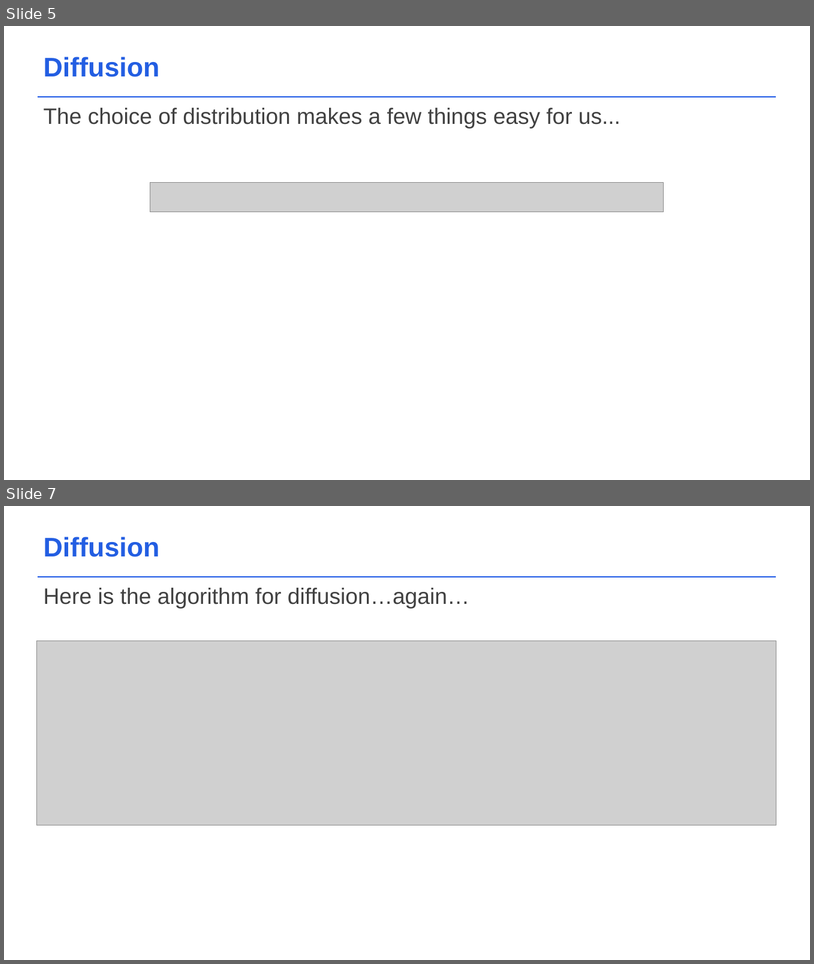
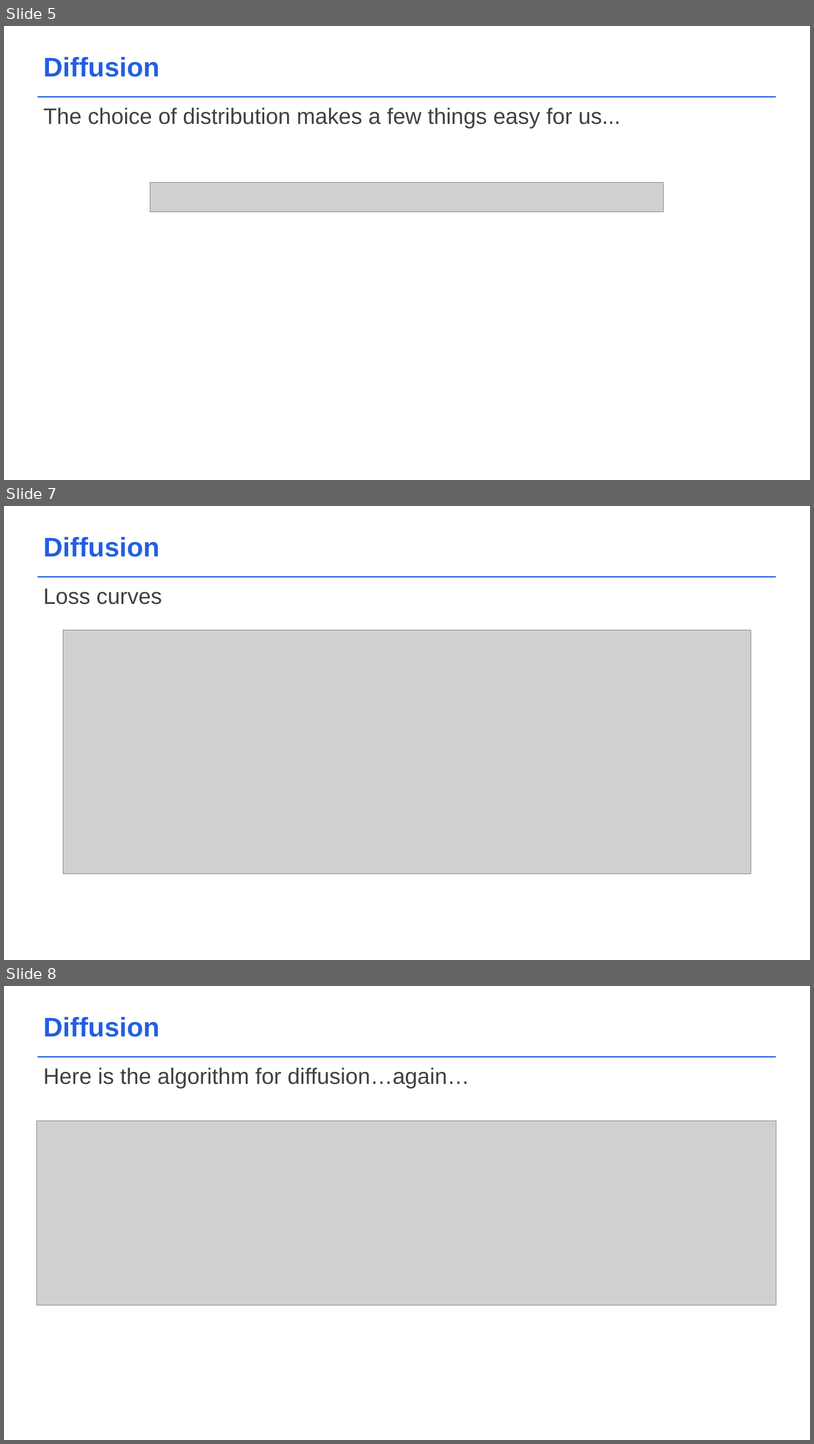
Before and after one commit to acceleratescience/diffusion-models, a slide deck: slides/4_DDPM.pptx. Shown one above the other, each under a label of ours: slides 5 and 7 before the commit, slides 5, 7 and 8 after it; the slides between them are not shown. The pictures are 814x964 and 814x1444 pixels, drawn with LibreOffice and Linux fonts; fonts in the diff are those of the drawing; grey boxes stand for pictures; background and template pictures are left out. Boxes give left, top, right and bottom in pixels: in the first picture for what was removed or moved away, otherwise in the second. Text is boxed around its words. In the diff, an @@ line names an element or a change of style, - is before the commit and + after.

```diff
--- a/slides/4_DDPM.pptx
+++ b/slides/4_DDPM.pptx
@@ slide 7 added at bbox=[4, 506, 810, 960], background #FFFFFF; not listed: 1 template element that a slide beside it also shows @@
@@ text added at bbox=[44, 537, 160, 557], 32 pt, text #235EE2, bold @@
+Diffusion
@@ text added at bbox=[44, 588, 162, 604], 26.5 pt, text #404040 @@
+Loss curves
@@ picture added at bbox=[63, 630, 752, 874] @@
@@ what was slide 7 is now slide 8 @@
```
Also in this commit, not shown: 1 slide changed, 2 other files.
